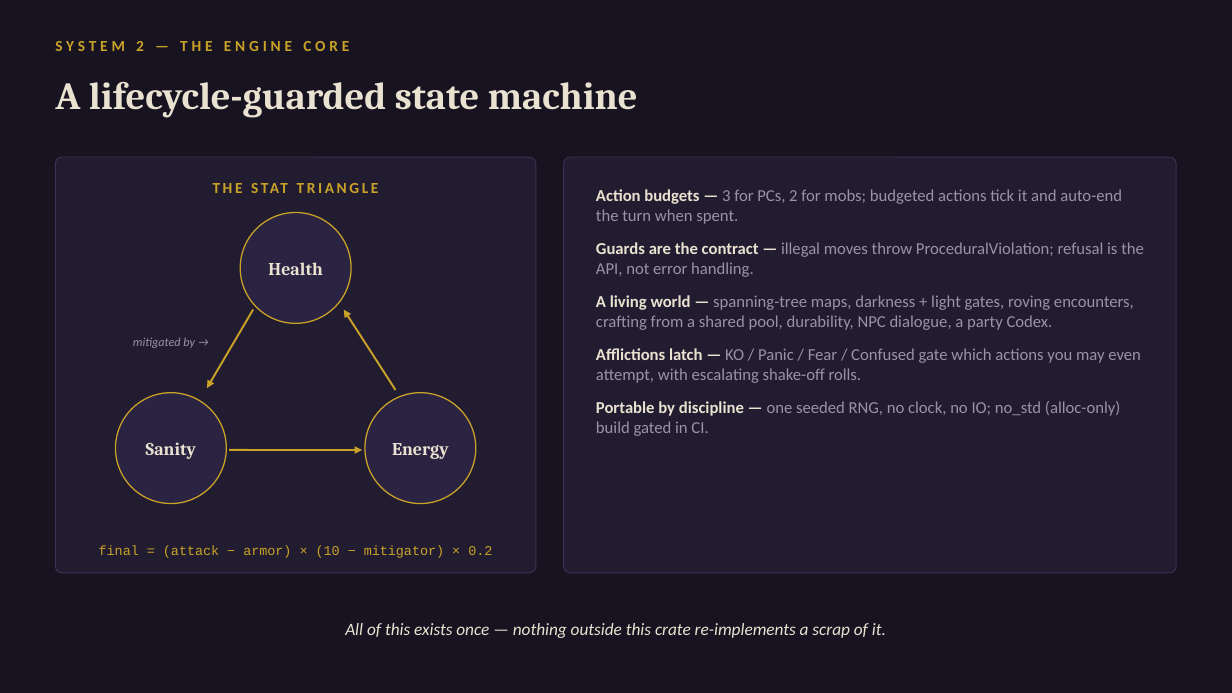
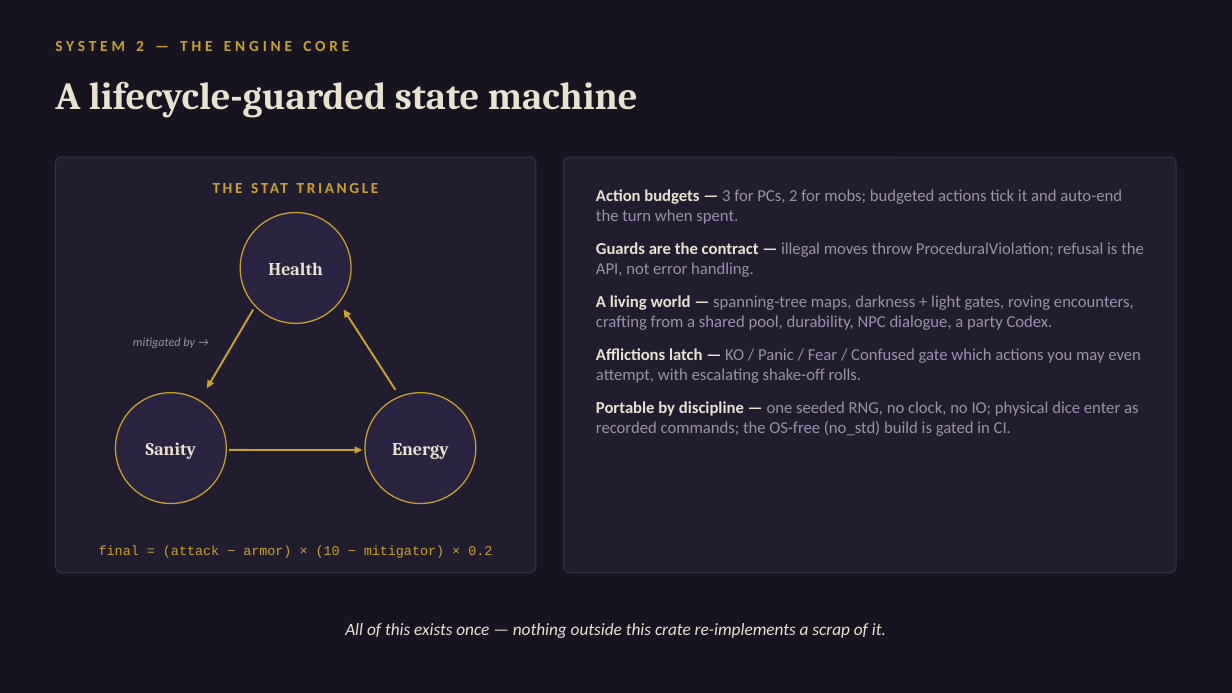
Before and after one commit to daniel0mullins/WickedWays, a slide deck: slide 4 of docs/talks/decks/03-systems-tour.pptx. Drawn at 1232x693 pixels with LibreOffice and Linux fonts; fonts in the diff are those of the drawing. Boxes give left, top, right and bottom in pixels: in the first picture for what was removed or moved away, otherwise in the second. Text is boxed around its words. In the diff, an @@ line names an element or a change of style, - is before the commit and + after.

```diff
--- a/docs/talks/decks/03-systems-tour.pptx
+++ b/docs/talks/decks/03-systems-tour.pptx
@@ text at (x1=596, y1=401, x2=1139, y2=436): text changed @@
-Portable by discipline — one seeded RNG, no clock, no IO; no_std (alloc-only) build gated in CI.
+Portable by discipline — one seeded RNG, no clock, no IO; physical dice enter as recorded commands; the OS-free (no_std) build is gated in CI.
```
Also in this commit, not shown: 5 other slides changed, 7 other files.
